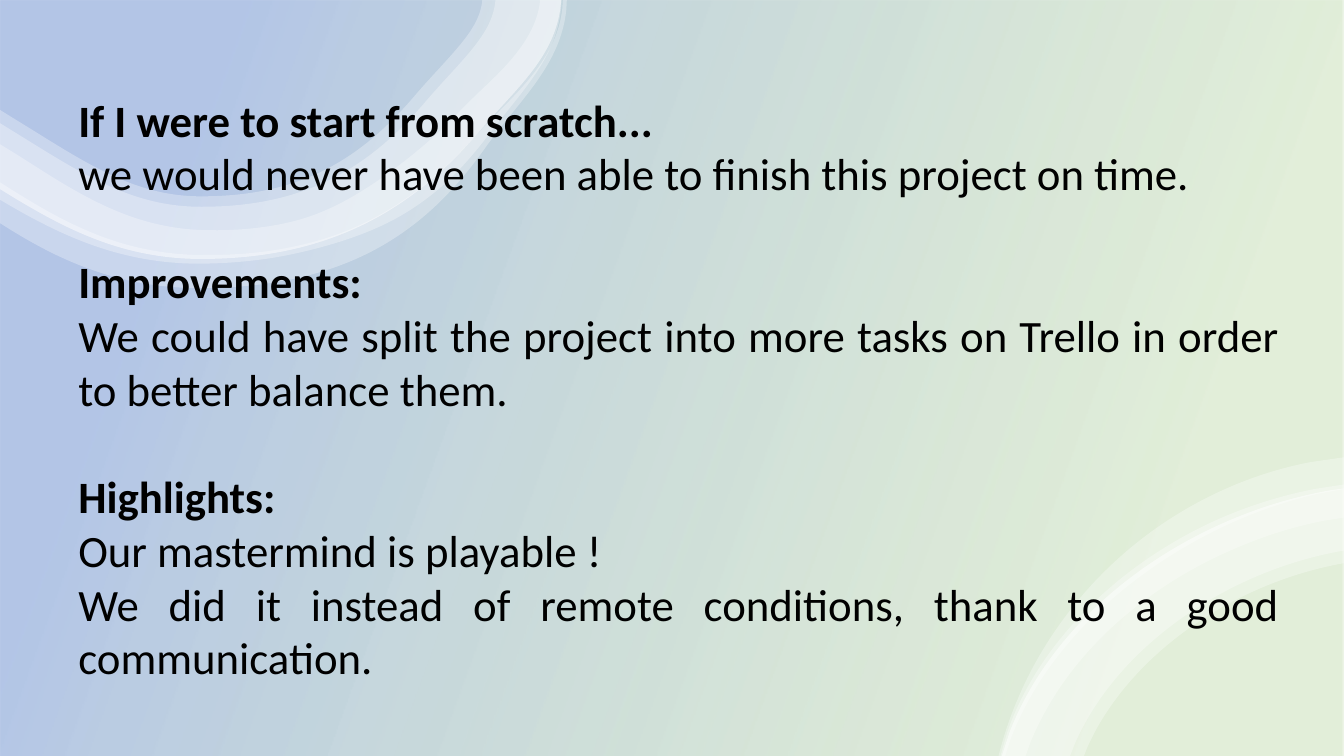
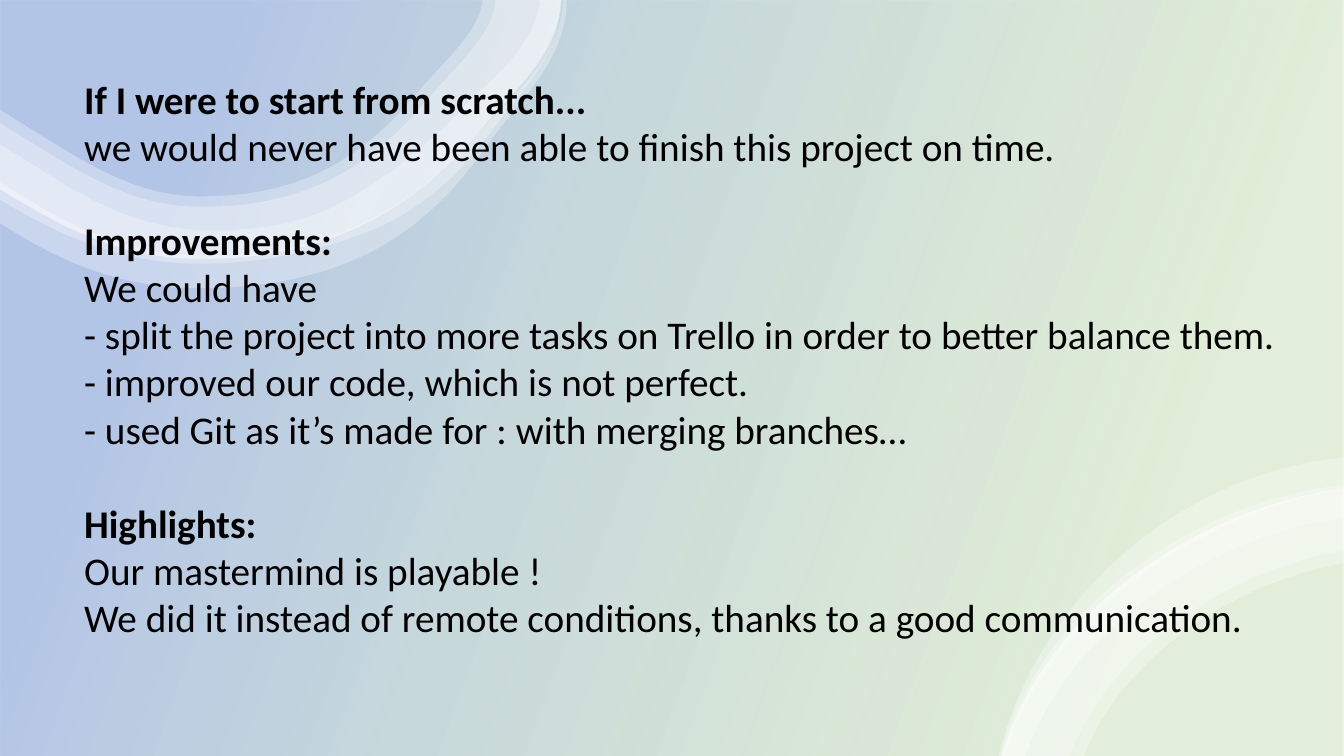
Before and after one commit to MarieNav/248_Repo, a slide deck: slide 4 of Projects/mini-project-1/your-project/MASTERMIND_presentation.pptx. Drawn at 1344x756 pixels with LibreOffice and Linux fonts; fonts in the diff are those of the drawing. Boxes give left, top, right and bottom in pixels: in the first picture for what was removed or moved away, otherwise in the second. Text is boxed around its words. In the diff, an @@ line names an element or a change of style, - is before the commit and + after.

```diff
--- a/Projects/mini-project-1/your-project/MASTERMIND_presentation.pptx
+++ b/Projects/mini-project-1/your-project/MASTERMIND_presentation.pptx
@@ text "If I were to start ...": place and size @@
-text "If I were to start ..." at (78,105,1279,675)
+text "If I were to start ..." at (84,86,1274,639)
@@ text at (84,86,1054,592): size 32 to 28 pt in "If I were to start from scratch...", "we would never have been able to ...", "Improvements:", "Highlights:" and 1 more places @@
@@ text at (84,274,1274,451): text changed; size 32 to 28 pt @@
-We could have split the project into more tasks on Trello in order to better balance them.
+We could have
+- split the project into more tasks on Trello in order to better balance them.
+- improved our code, which is not perfect.
+- used Git as it’s made for : with merging branches…
@@ text at (84,604,1242,639): text changed; size 32 to 28 pt @@
-We did it instead of remote conditions, thank to a good communication.
+We did it instead of remote conditions, thanks to a good communication.
```
Also in this commit, not shown: 1 other slide changed.
